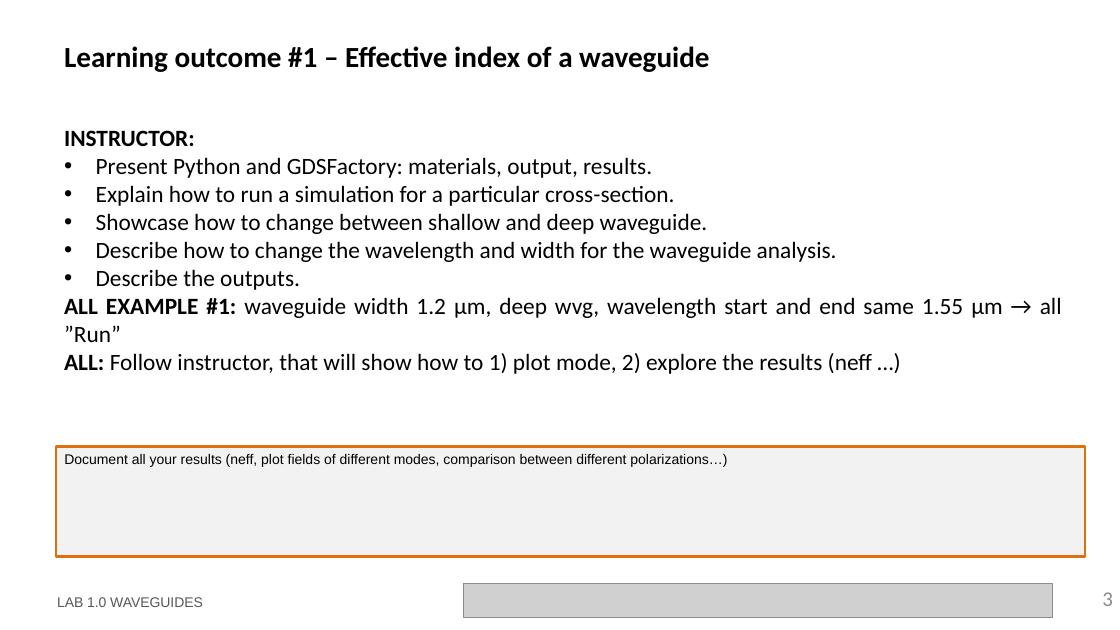
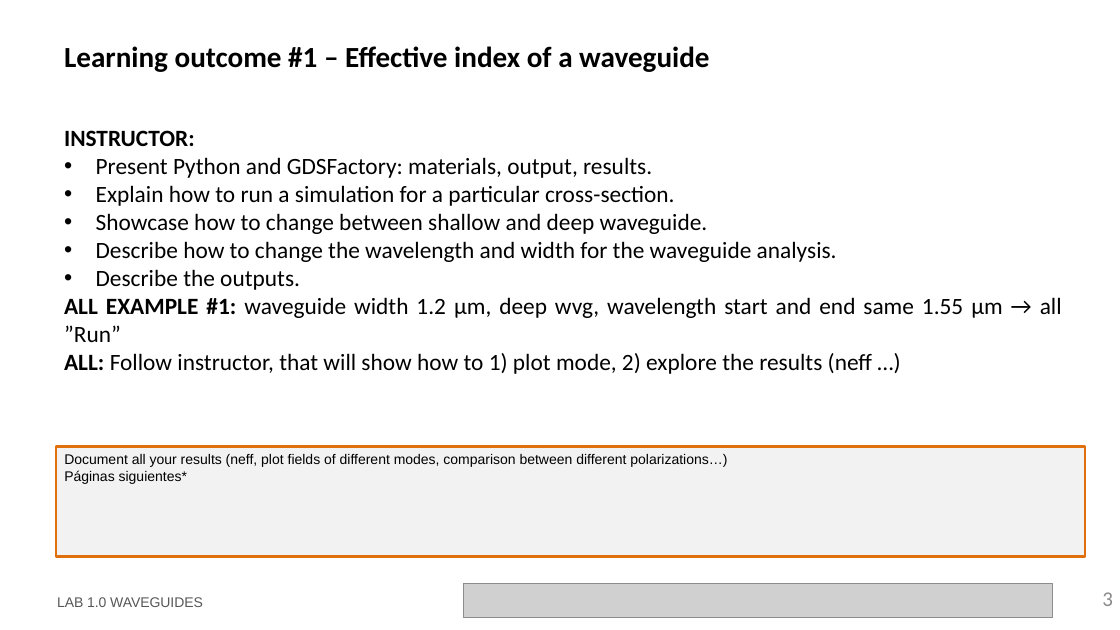
Before and after one commit to jllanoh/cifoin-lab1, a slide deck: slide 3 of LabBook_10.pptx. Drawn at 1120x630 pixels with LibreOffice and Linux fonts; fonts in the diff are those of the drawing; grey boxes stand for pictures; background and template pictures are left out. Boxes give left, top, right and bottom in pixels: in the first picture for what was removed or moved away, otherwise in the second. Text is boxed around its words. In the diff, an @@ line names an element or a change of style, - is before the commit and + after.

```diff
--- a/LabBook_10.pptx
+++ b/LabBook_10.pptx
@@ text in rectangle at <box>64,470,187,484</box>: paragraph added @@
+Páginas siguientes*
```
Also in this commit, not shown: 2 other slides changed, 3 slides added, 1 other file.
